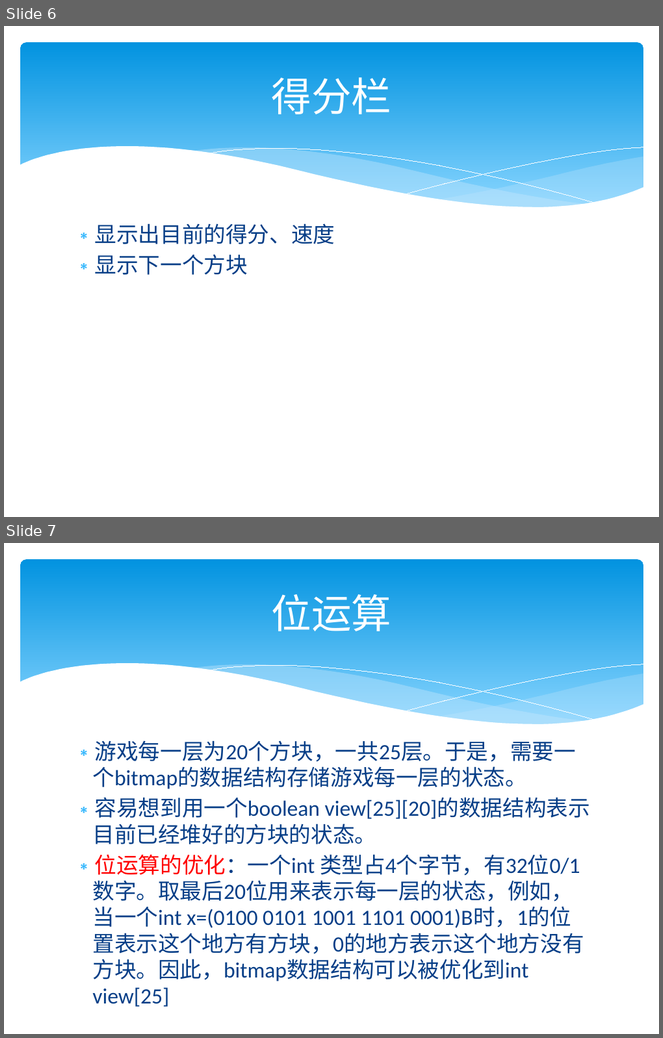
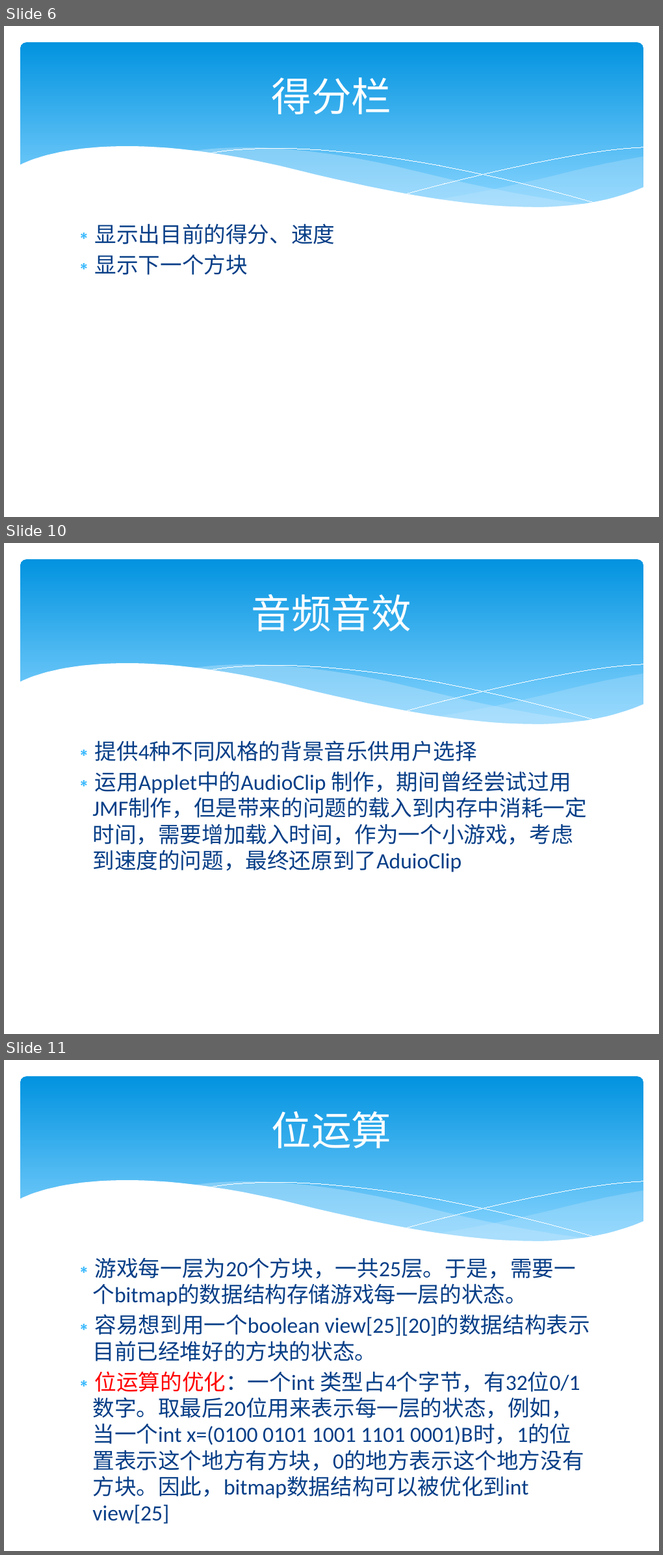
Before and after one commit to VioletHill/Tetris, a slide deck: java项目答辩.pptx. Shown one above the other, each under a label of ours: slides 6 and 7 before the commit, slides 6, 10 and 11 after it; the slides between them are not shown. The pictures are 663x1038 and 663x1555 pixels, drawn with LibreOffice and Linux fonts; fonts in the diff are those of the drawing. Boxes give left, top, right and bottom in pixels: in the first picture for what was removed or moved away, otherwise in the second. Text is boxed around its words. In the diff, an @@ line names an element or a change of style, - is before the commit and + after.

Commit message:
增加了ppt和docx答辩用的。。。。
不过感觉还是好语无伦次

```diff
--- a/java项目答辩.pptx
+++ b/java项目答辩.pptx
@@ slide 10 added at box(4, 543, 659, 1034), background #FFFFFF; not listed: 6 template elements that a slide beside it also shows @@
@@ title added at box(252, 594, 412, 631), 44 pt, text #FFFFFF @@
+音频音效
@@ text added at box(92, 741, 587, 873), 24 pt, text #073E87 @@
+∗ 提供4种不同风格的背景音乐供用户选择
+∗ 运用Applet中的AudioClip 制作，期间曾经尝试过用JMF制作，但是带来的问题的载入到内存中消耗一定时间，需要增加载入时间，作为一个小游戏，考虑到速度的问题，最终还原到了AduioClip
@@ what was slide 7 is now slide 11 @@
```
Also in this commit, not shown: 3 other slides added, 1 other file.
